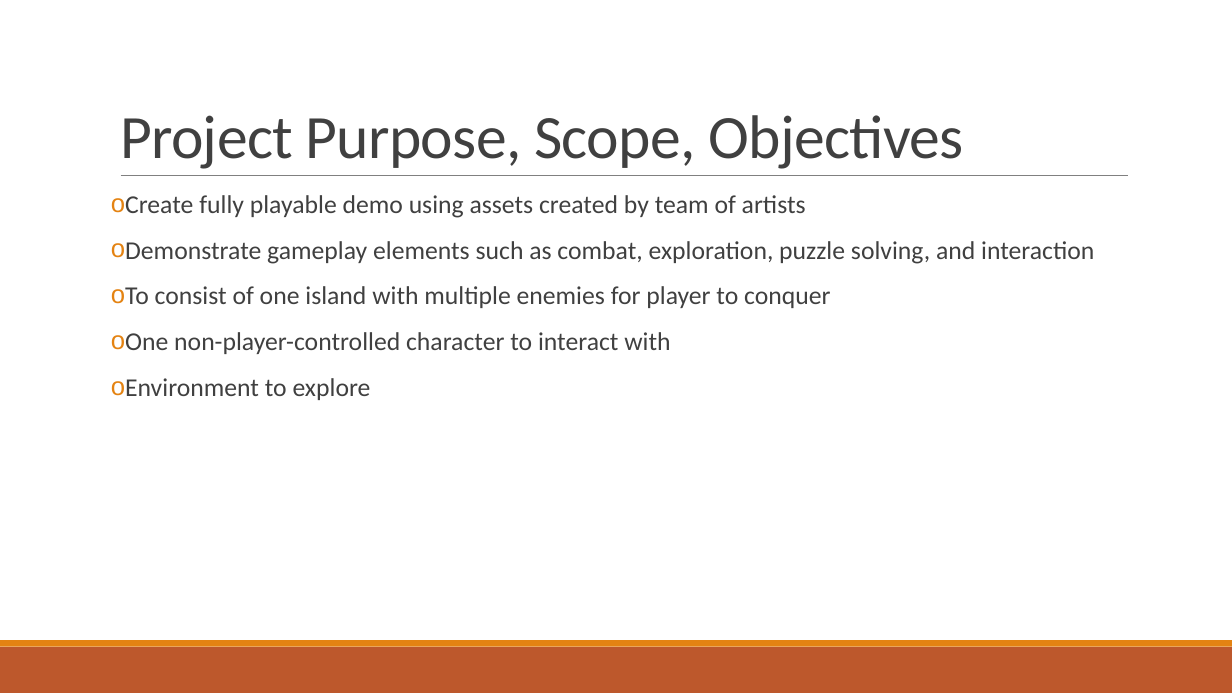
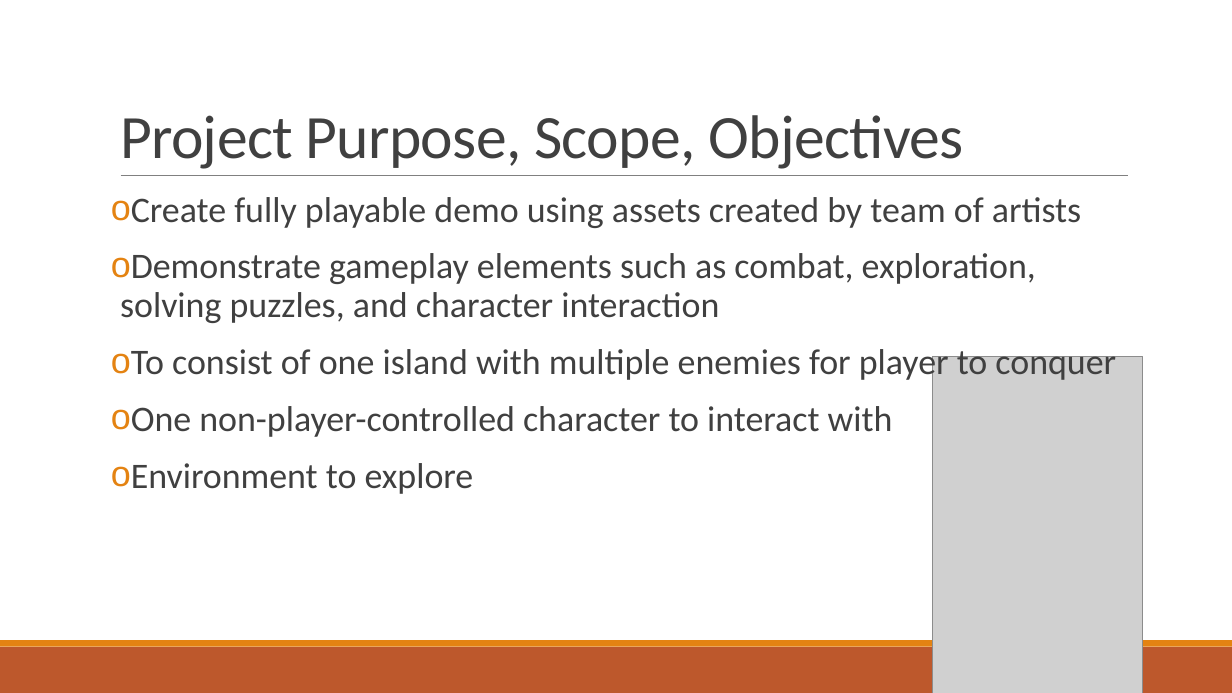
Before and after one commit to jonnynabors/Belly-Of-The-Beast, a slide deck: slide 3 of Documentation/Unity Game Development Plan.pptx. Drawn at 1232x693 pixels with LibreOffice and Linux fonts; fonts in the diff are those of the drawing; grey boxes stand for pictures. Boxes give left, top, right and bottom in pixels: in the first picture for what was removed or moved away, otherwise in the second. Text is boxed around its words. In the diff, an @@ line names an element or a change of style, - is before the commit and + after.

```diff
--- a/Documentation/Unity Game Development Plan.pptx
+++ b/Documentation/Unity Game Development Plan.pptx
@@ text at [131, 197, 1116, 494]: size 20 to 28 pt in "Create fully playable demo using assets created ...", "To consist of one island with multiple ...", "One non-player-controlled character to interact with", "Environment to explore" @@
@@ text at [120, 253, 1036, 323]: text changed; size 20 to 28 pt @@
-o Demonstrate gameplay elements such as combat, exploration, puzzle solving, and interaction
+o Demonstrate gameplay elements such as combat, exploration, solving puzzles, and character interaction
@@ picture added at [933, 357, 1143, 693] @@
```
Also in this commit, not shown: 6 other slides changed, 2 other files.
